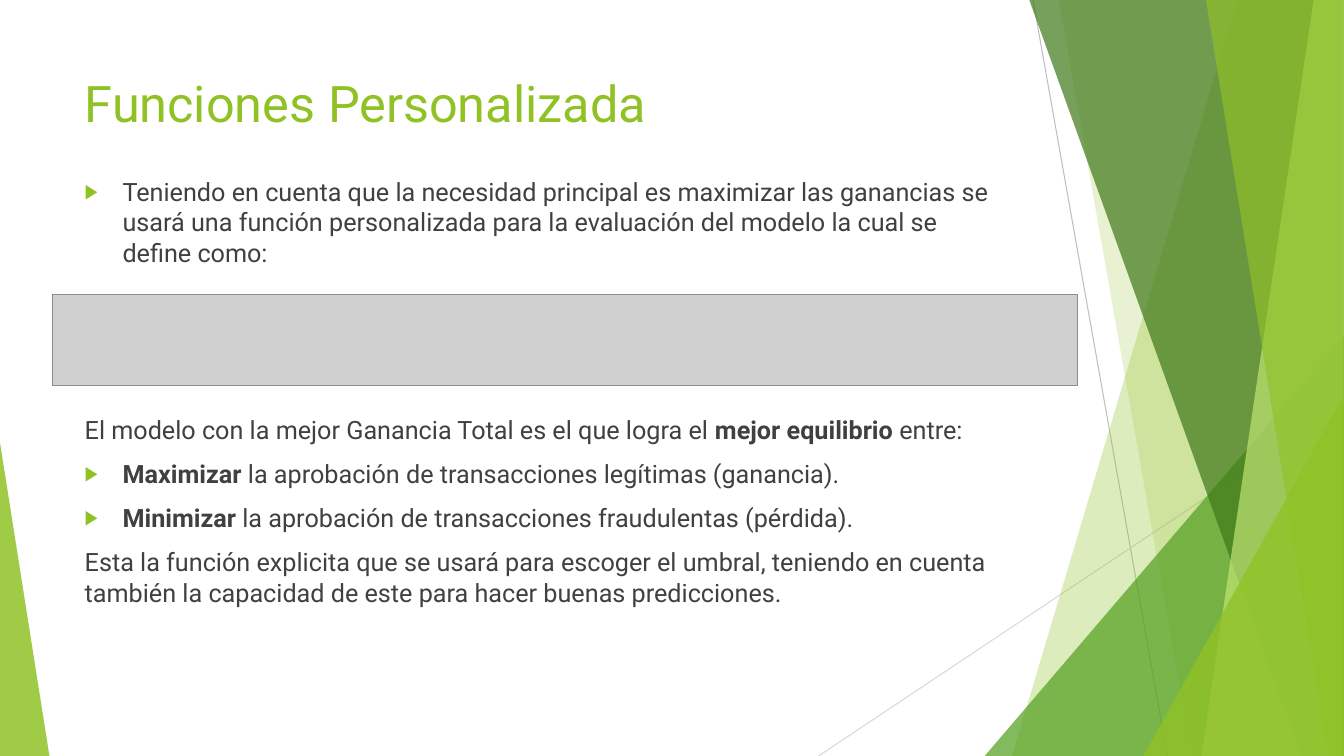
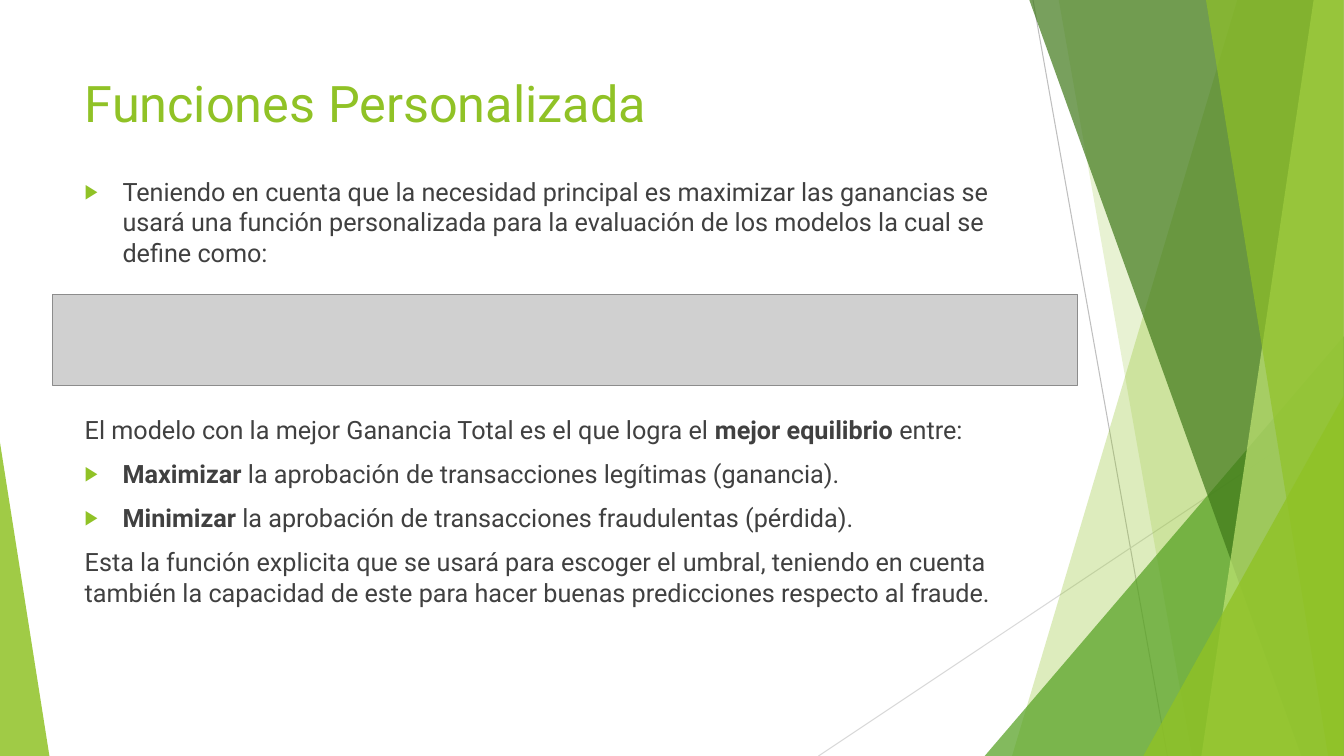
Before and after one commit to JuJurado238/Prueba_MeLi, a slide deck: slide 9 of Modelo de detección de Fraude.pptx (slide 8 before the commit). Drawn at 1344x756 pixels with LibreOffice and Linux fonts; fonts in the diff are those of the drawing; grey boxes stand for pictures. Boxes give left, top, right and bottom in pixels: in the first picture for what was removed or moved away, otherwise in the second. Text is boxed around its words. In the diff, an @@ line names an element or a change of style, - is before the commit and + after.

```diff
--- a/Modelo de detección de Fraude.pptx
+++ b/Modelo de detección de Fraude.pptx
@@ text at (123,182,988,263): text changed @@
-▶ Teniendo en cuenta que la necesidad principal es maximizar las ganancias se usará una función personalizada para la evaluación del modelo la cual se define como:
+▶ Teniendo en cuenta que la necesidad principal es maximizar las ganancias se usará una función personalizada para la evaluación de los modelos la cual se define como:
@@ text at (85,552,990,607): text changed @@
-Esta la función explicita que se usará para escoger el umbral, teniendo en cuenta también la capacidad de este para hacer buenas predicciones.
+Esta la función explicita que se usará para escoger el umbral, teniendo en cuenta también la capacidad de este para hacer buenas predicciones respecto al fraude.
```
Also in this commit, not shown: 6 other slides changed, 1 slide added, 2 other files.
